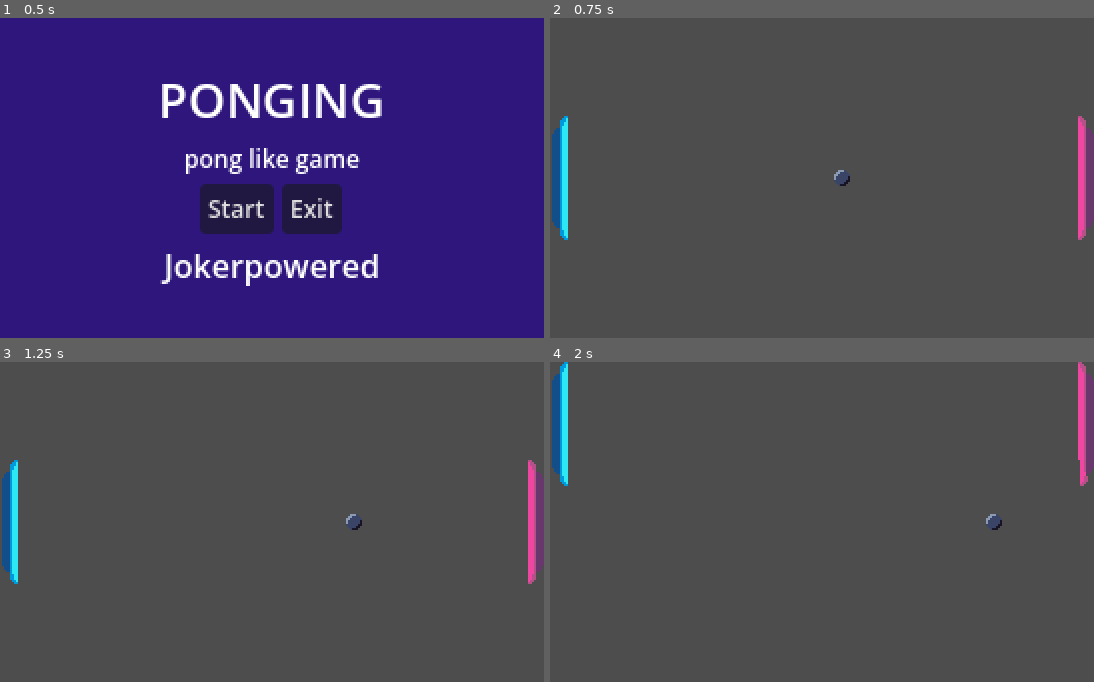
Above: before the commit, frames 1-4 (two rows, left to right).
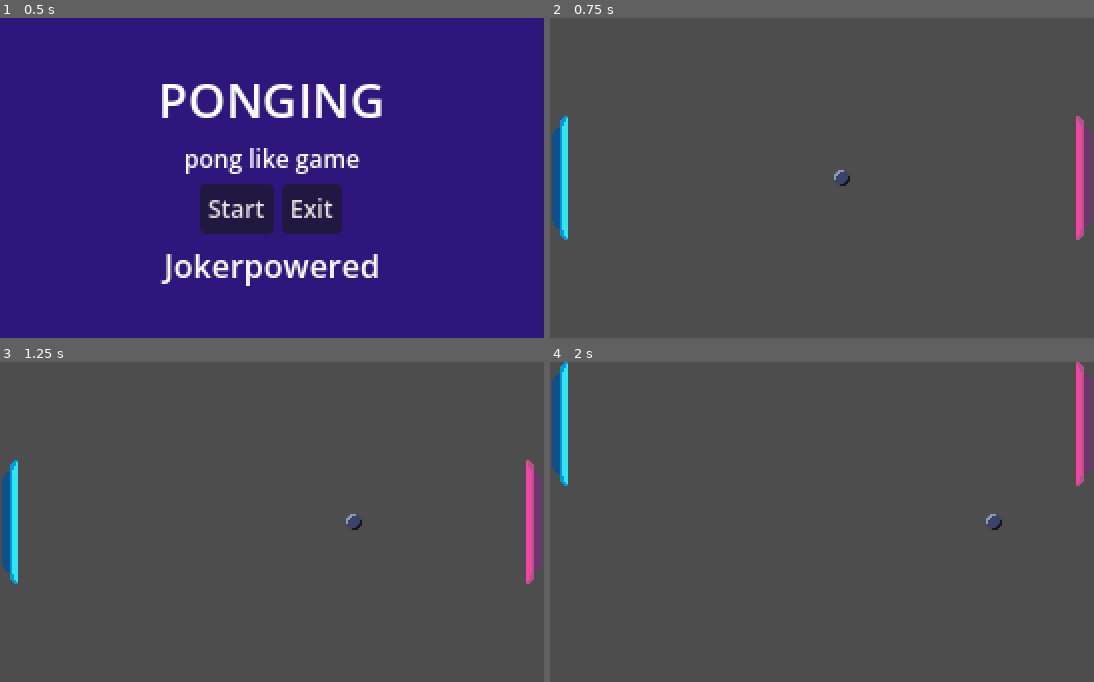
Above: after the commit, the same moments.

Repository: Alex-gb249/Ponging
Game: Godot game, scene res://scenes/menu.tscn
The game is run twice, just before and just after one commit, with the same random seed, the same clock (stepped at 60 frames per second) and the same inputs.
Inputs:
- Up to frame 1 (0.5 s): no input
- Up to frame 2 (0.75 s): click "Start" at 0.5 s
- Up to frame 3 (1.25 s): no input
- Up to frame 4 (2 s): hold Up (ui_up) from 1.28 s (still down)

Frame 1 is identical in both runs. In frame 2, 0.5% of the frame differs, in the area x 96-100%, y 30-70%; in frame 3, 0.5%; in frame 4, 0.6%, in the area x 96-100%, y 0-39%.

Commit message:
Fix: Minnor ajustments for player positions

Diff:
--- a/scenes/player.tscn
+++ b/scenes/player.tscn
@@ -10,17 +10,19 @@
 size = Vector2(8, 62)
 
 [node name="BarPlayer" type="CharacterBody2D" unique_id=2099090187 groups=["Players"]]
+position = Vector2(-1, 0)
 motion_mode = 1
 script = ExtResource("1_g2els")
 
 [node name="Sprite2D" type="Sprite2D" parent="." unique_id=803333415]
+position = Vector2(-1.5, 0)
 texture = ExtResource("2_qhqgy")
 
 [node name="CollisionShape2D" type="CollisionShape2D" parent="." unique_id=1818888187]
-position = Vector2(1.5, 0)
 shape = SubResource("RectangleShape2D_dqkch")
 
 [node name="Size" type="CollisionShape2D" parent="." unique_id=764171770]
+position = Vector2(-1.5, 0)
 shape = SubResource("RectangleShape2D_g2els")
 
 [node name="Settings" type="Node" parent="." unique_id=1984908827]
--- a/scenes/scenary.tscn
+++ b/scenes/scenary.tscn
@@ -20,10 +20,10 @@
 [node name="MainBackground" type="Sprite2D" parent="Background" unique_id=1520564952]
 
 [node name="Enemy" parent="." unique_id=1048633141 instance=ExtResource("3_pkswh")]
-position = Vector2(267, 80)
+position = Vector2(265.5, 80)
 
 [node name="Player" parent="." unique_id=872470304 instance=ExtResource("4_toi6n")]
-position = Vector2(5, 80)
+position = Vector2(6.5, 80)
 
 [node name="Ball" parent="." unique_id=628290043 instance=ExtResource("5_vndpa")]
 position = Vector2(136, 80)
